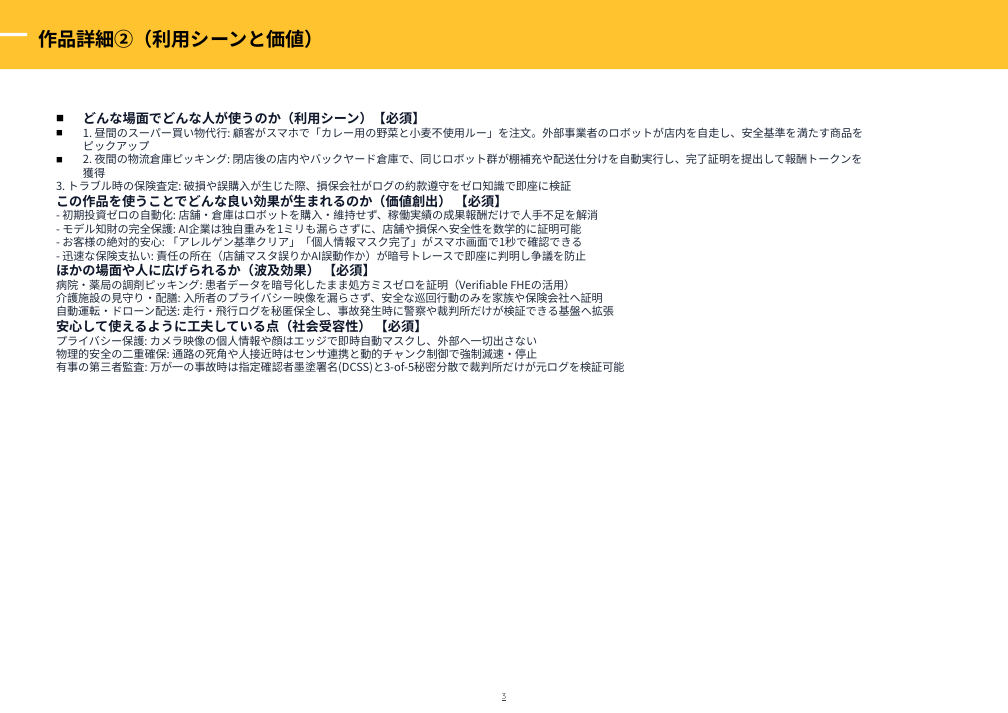
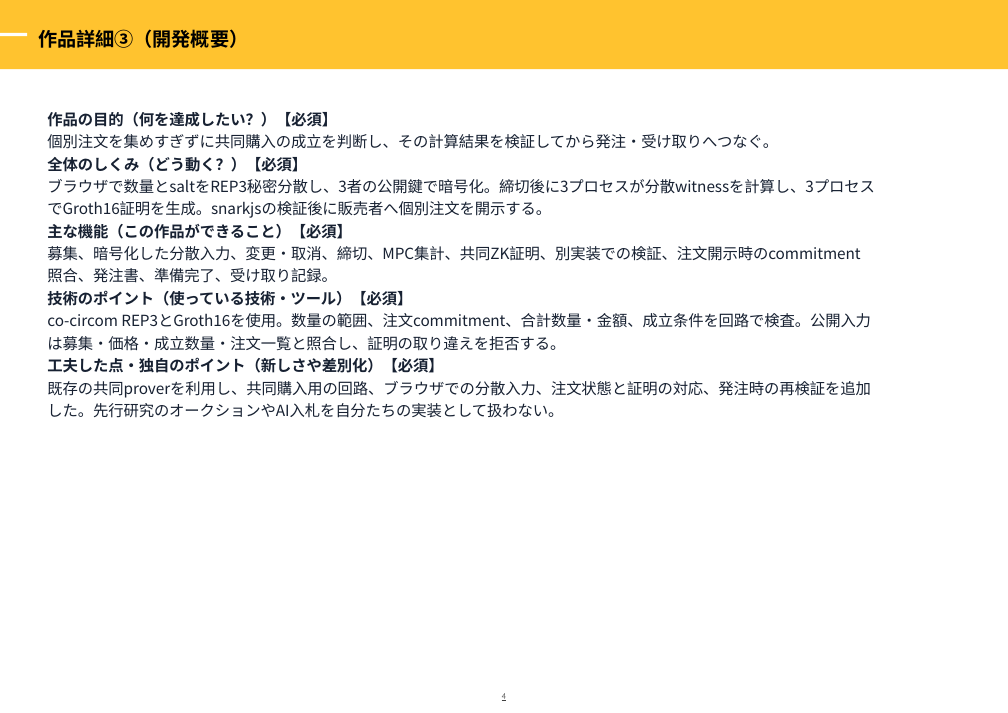
Before and after one commit to sururu-k/ProofPick, a slide deck: slide 5 of submission/zenjyocon_entry_sheet_2026.pptx (slide 4 before the commit). Drawn at 1008x713 pixels with LibreOffice and Linux fonts; fonts in the diff are those of the drawing; background and template pictures are left out. Boxes give left, top, right and bottom in pixels: in the first picture for what was removed or moved away, otherwise in the second. Text is boxed around its words. In the diff, an @@ line names an element or a change of style, - is before the commit and + after.

```diff
--- a/submission/zenjyocon_entry_sheet_2026.pptx
+++ b/submission/zenjyocon_entry_sheet_2026.pptx
@@ text at [38, 29, 248, 48]: text changed @@
-作品詳細②（利用シーンと価値）
+作品詳細③（開発概要）
@@ text added at [47, 112, 874, 418], 12.8 pt, text #172132 @@
+作品の目的（何を達成したい？）【必須】
+個別注文を集めすぎずに共同購入の成立を判断し、その計算結果を検証してから発注・受け取りへつなぐ。
+全体のしくみ（どう動く？）【必須】
+ブラウザで数量とsaltをREP3秘密分散し、3者の公開鍵で暗号化。締切後に3プロセスが分散witnessを計算し、3プロセスでGroth16証明を生成。snarkjsの検証後に販売者へ個別注文を開示する。
+主な機能（この作品ができること）【必須】
+募集、暗号化した分散入力、変更・取消、締切、MPC集計、共同ZK証明、別実装での検証、注文開示時のcommitment照合、発注書、準備完了、受け取り記録。
+技術のポイント（使っている技術・ツール）【必須】
+co-circom REP3とGroth16を使用。数量の範囲、注文commitment、合計数量・金額、成立条件を回路で検査。公開入力は募集・価格・成立数量・注文一覧と照合し、証明の取り違えを拒否する。
+工夫した点・独自のポイント（新しさや差別化）【必須】
+既存の共同proverを利用し、共同購入用の回路、ブラウザでの分散入力、注文状態と証明の対応、発注時の再検証を追加した。先行研究のオークションやAI入札を自分たちの実装として扱わない。
@@ text removed at [56, 111, 863, 373] @@
-■ どんな場面でどんな人が使うのか（利用シーン）【必須】
-1. 昼間のスーパー買い物代行: 顧客がスマホで「カレー用の野菜と小麦不使用ルー」を注文。外部事業者のロボットが店内を自走し、安全基準を満たす商品をピックアップ
-2. 夜間の物流倉庫ピッキング: 閉店後の店内やバックヤード倉庫で、同じロボット群が棚補充や配送仕分けを自動実行し、完了証明を提出して報酬トークンを獲得
-3. トラブル時の保険査定: 破損や誤購入が生じた際、損保会社がログの約款遵守をゼロ知識で即座に検証
-この作品を使うことでどんな良い効果が生まれるのか（価値創出） 【必須】
-- 初期投資ゼロの自動化: 店舗・倉庫はロボットを購入・維持せず、稼働実績の成果報酬だけで人手不足を解消
-- モデル知財の完全保護: AI企業は独自重みを1ミリも漏らさずに、店舗や損保へ安全性を数学的に証明可能
-- お客様の絶対的安心: 「アレルゲン基準クリア」「個人情報マスク完了」がスマホ画面で1秒で確認できる
-- 迅速な保険支払い: 責任の所在（店舗マスタ誤りかAI誤動作か）が暗号トレースで即座に判明し争議を防止
-ほかの場面や人に広げられるか（波及効果） 【必須】
-病院・薬局の調剤ピッキング: 患者データを暗号化したまま処方ミスゼロを証明（Verifiable FHEの活用）
-介護施設の見守り・配膳: 入所者のプライバシー映像を漏らさず、安全な巡回行動のみを家族や保険会社へ証明
-自動運転・ドローン配送: 走行・飛行ログを秘匿保全し、事故発生時に警察や裁判所だけが検証できる基盤へ拡張
-安心して使えるように工夫している点（社会受容性） 【必須】
-プライバシー保護: カメラ映像の個人情報や顔はエッジで即時自動マスクし、外部へ一切出さない
-物理的安全の二重確保: 通路の死角や人接近時はセンサ連携と動的チャンク制御で強制減速・停止
-有事の第三者監査: 万が一の事故時は指定確認者墨塗署名(DCSS)と3-of-5秘密分散で裁判所だけが元ログを検証可能
```
Also in this commit, not shown: 8 other slides changed, 2 slides added, 2 slides removed, 52 other files.
